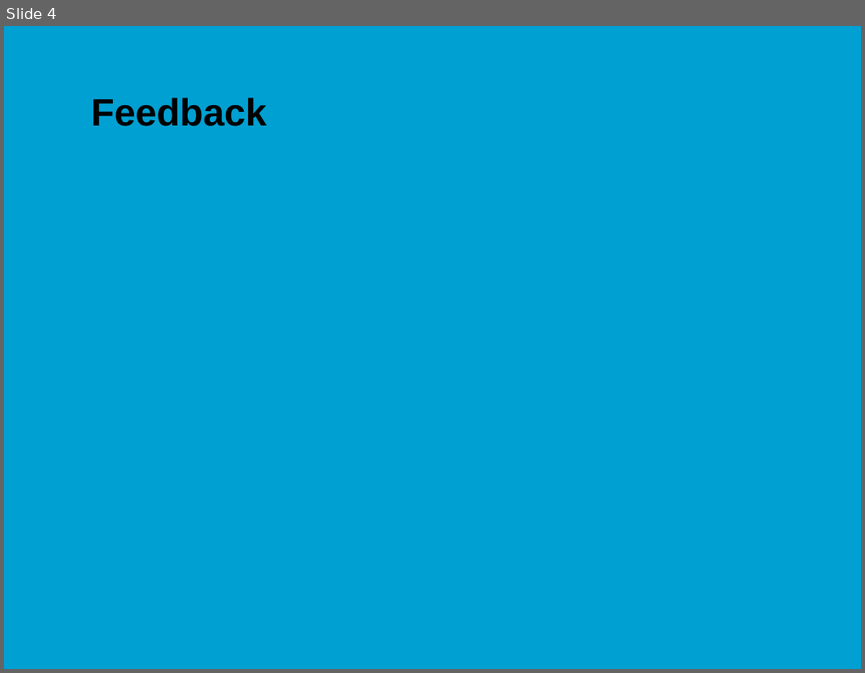
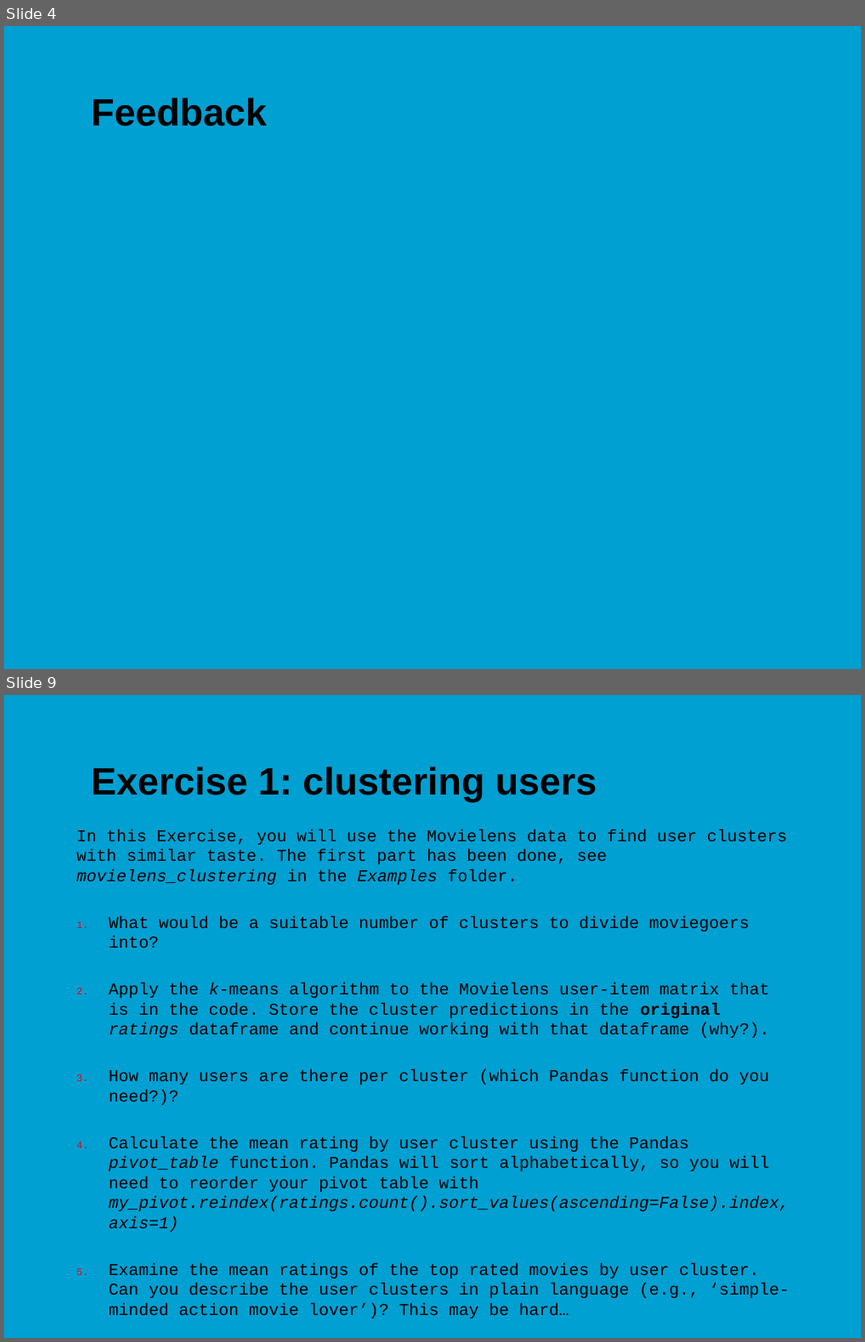
Before and after one commit to jonasmoons/data-driven-learning, a slide deck: slides/ddl-w7l2.pptx. Shown one above the other, each under a label of ours: slide 4 before the commit, slides 4 and 9 after it; the slides between them are not shown. The pictures are 865x673 and 865x1342 pixels, drawn with LibreOffice and Linux fonts; fonts in the diff are those of the drawing; background and template pictures are left out. Boxes give left, top, right and bottom in pixels: in the first picture for what was removed or moved away, otherwise in the second. Text is boxed around its words. In the diff, an @@ line names an element or a change of style, - is before the commit and + after.

```diff
--- a/slides/ddl-w7l2.pptx
+++ b/slides/ddl-w7l2.pptx
@@ slide 9 added at box(4, 695, 861, 1338), background picture (left out) @@
@@ title added at box(91, 766, 596, 801), 32 pt, text #000000, bold @@
+Exercise 1: clustering users
@@ text added at box(76, 829, 789, 1318), 14 pt, text #000000 @@
+In this Exercise, you will use the Movielens data to find user clusters with similar taste. The first part has been done, see movielens_clustering in the Examples folder.
+1. What would be a suitable number of clusters to divide moviegoers into?
+2. Apply the k-means algorithm to the Movielens user-item matrix that is in the code. Store the cluster predictions in the original ratings dataframe and continue working with that dataframe (why?).
+3. How many users are there per cluster (which Pandas function do you need?)?
+4. Calculate the mean rating by user cluster using the Pandas pivot_table function. Pandas will sort alphabetically, so you will need to reorder your pivot table with my_pivot.reindex(ratings.count().sort_values(ascending=False).index, axis=1)
+5. Examine the mean ratings of the top rated movies by user cluster. Can you describe the user clusters in plain language (e.g., ‘simple-minded action movie lover’)? This may be hard…
```
Also in this commit, not shown: 1 slide changed, 11 other slides added, 1 slide removed, 41 other files.
